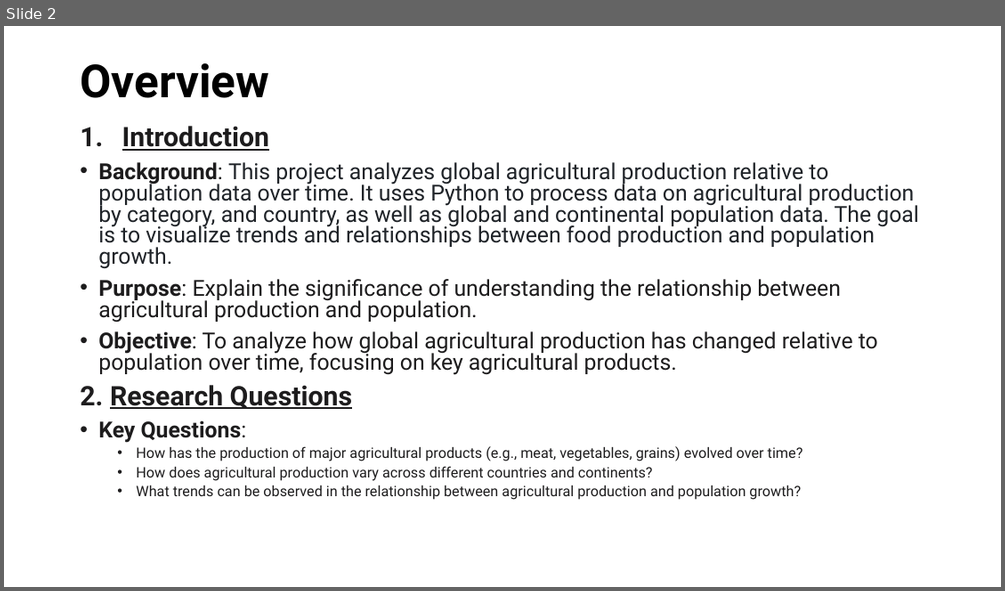
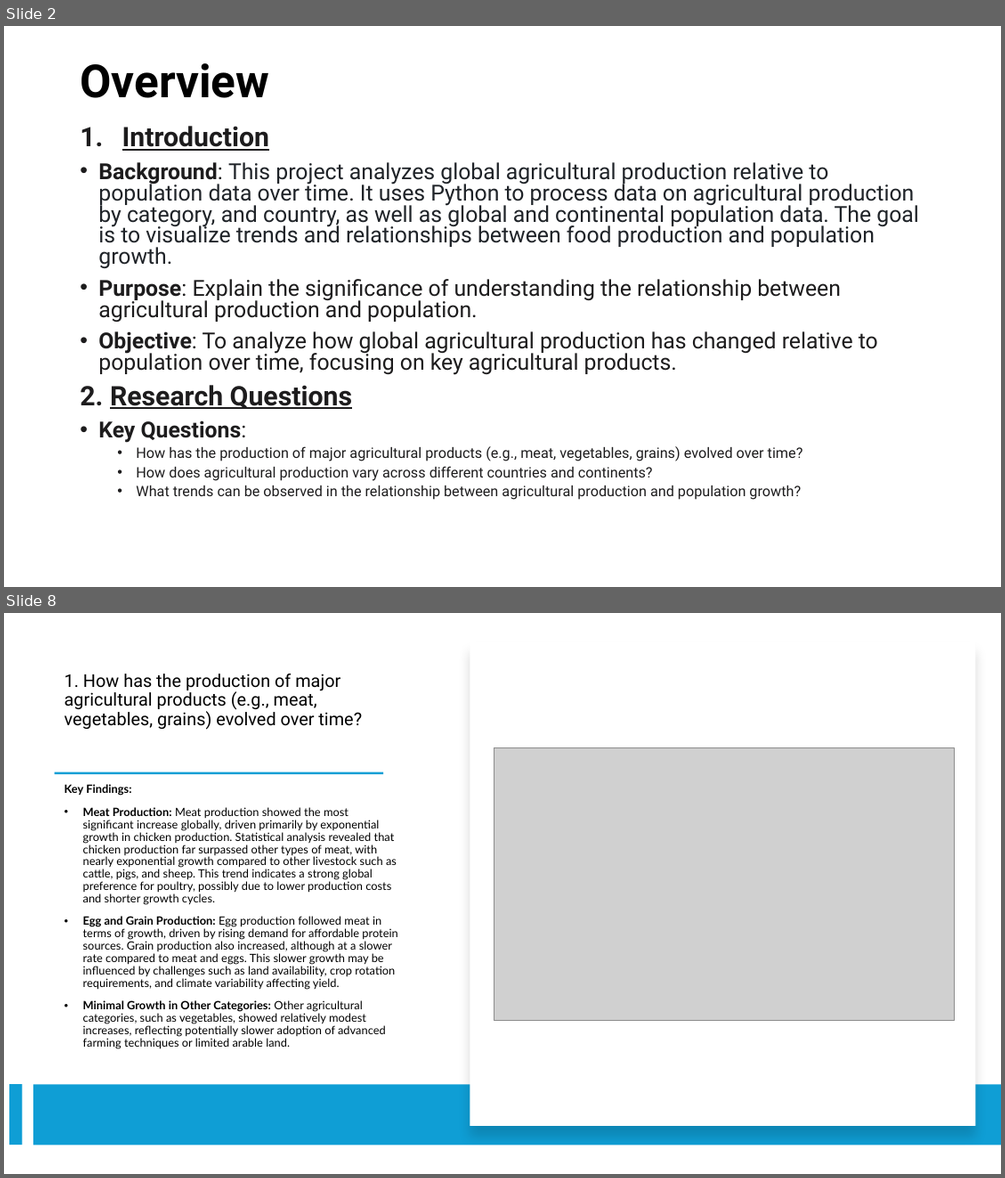
Before and after one commit to Corey-Holton/Project1, a slide deck: Working files/Group Project.pptx. Shown one above the other, each under a label of ours: slide 2 before the commit, slides 2 and 8 after it; the slides between them are not shown. The pictures are 1005x591 and 1005x1178 pixels, drawn with LibreOffice and Linux fonts; fonts in the diff are those of the drawing; grey boxes stand for pictures. Boxes give left, top, right and bottom in pixels: in the first picture for what was removed or moved away, otherwise in the second. Text is boxed around its words. In the diff, an @@ line names an element or a change of style, - is before the commit and + after.

```diff
--- a/Working files/Group Project.pptx
+++ b/Working files/Group Project.pptx
@@ slide 8 added at (4,613,1001,1174), background #FFFFFF @@
@@ rectangle added at (469,642,975,1126), fill #FFFFFF @@
@@ title added at (65,674,362,730), 17 pt, text #000000 @@
+1. How has the production of major agricultural products (e.g., meat, vegetables, grains) evolved over time?
@@ rectangle added at (54,772,383,774), fill #0F9ED5 @@
@@ picture added at (494,747,954,1021) @@
@@ text added at (65,784,397,1049), 11 pt, text #000000 @@
+Key Findings:
+• Meat Production: Meat production showed the most significant increase globally, driven primarily by exponential growth in chicken production. Statistical analysis revealed that chicken production far surpassed other types of meat, with nearly exponential growth compared to other livestock such as cattle, pigs, and sheep. This trend indicates a strong global preference for poultry, possibly due to lower production costs and shorter growth cycles.
+• Egg and Grain Production: Egg production followed meat in terms of growth, driven by rising demand for affordable protein sources. Grain production also increased, although at a slower rate compared to meat and eggs. This slower growth may be influenced by challenges such as land availability, crop rotation requirements, and climate variability affecting yield.
+• Minimal Growth in Other Categories: Other agricultural categories, such as vegetables, showed relatively modest increases, reflecting potentially slower adoption of advanced farming techniques or limited arable land.
@@ rectangle added at (9,1084,22,1144), fill #0F9ED5 @@
@@ rectangle added at (33,1085,1001,1145), fill #0F9ED5 @@
```
Also in this commit, not shown: 3 slides changed, 11 other slides added, 6 slides removed.
